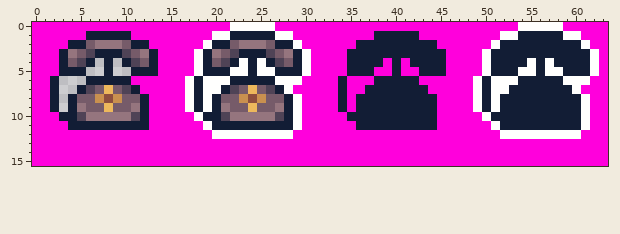
File history of a pixel-art sprite, sprites/furniture/rotary_phone.png. That is the earlier state.
The file is 64x16 pixels.
Now the later version:
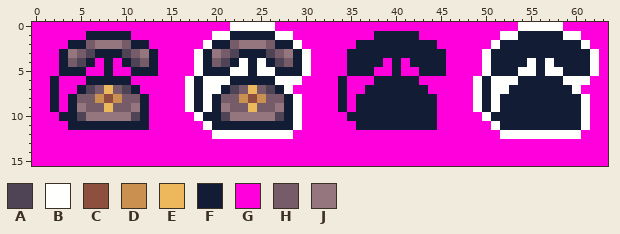
Palette (. is transparent): A #4f4356  B #fffffe  C #8d4f3e  D #c9904f  E #edb85c  F #121d35  G #ff00dc  H #765b69  J #95757e
The edit:
@@ x 1..12 @@
  3 GGFJHAFFFAHJ
- 4 GGFHAF.F.FAH
- 5 GGFFF..F..FF
- 6 GF...FFFFFGG
- 7 GF..FAHEHAFG
- 8 GF.FHHDCDHHF
- 9 GF.FJHHEHHJF
+ 4 GGFHAFGFGFAH
+ 5 GGFFFGGFGGFF
+ 6 GFGGGFFFFFGG
+ 7 GFGGFAHEHAFG
+ 8 GFGFHHDCDHHF
+ 9 GFGFJHHEHHJF
 10 GGFFAJJJJJAF
Where, in picture pixels (left, top, right, bottom), the same in both pictures:
added: (59, 58, 131, 112)
